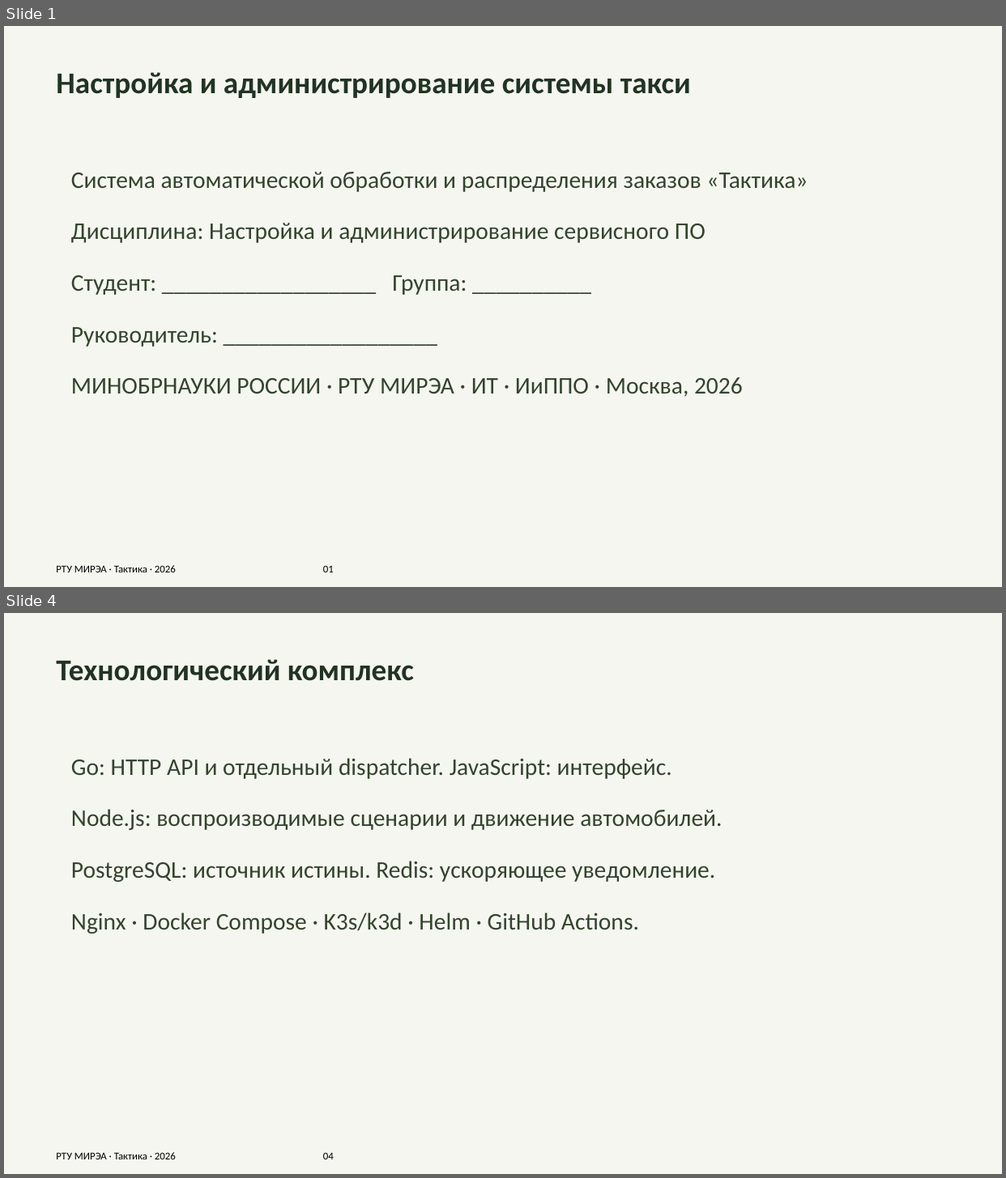
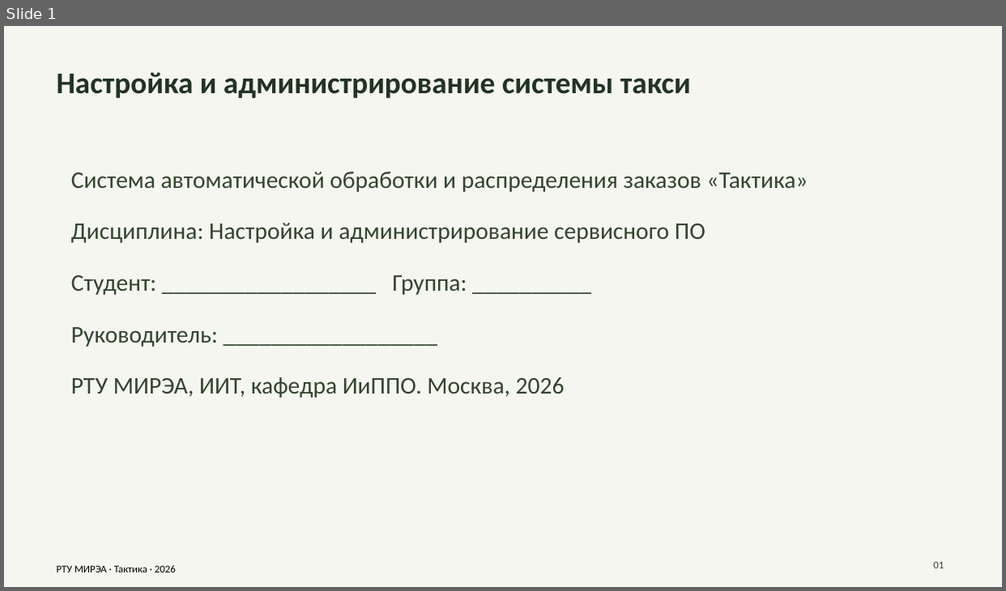
Before and after one commit to Alexey-UI/taxi-dispatch-coursework, a slide deck: report/output/Презентация_Тактика.pptx. Shown one above the other, each under a label of ours: slides 1 and 4 before the commit, slide 1 after it; the slides between them are not shown. The pictures are 1006x1178 and 1006x591 pixels, drawn with LibreOffice and Linux fonts; fonts in the diff are those of the drawing. Boxes give left, top, right and bottom in pixels: in the first picture for what was removed or moved away, otherwise in the second. Text is boxed around its words. In the diff, an @@ line names an element or a change of style, - is before the commit and + after.

```diff
--- a/report/output/Презентация_Тактика.pptx
+++ b/report/output/Презентация_Тактика.pptx
@@ slide 4 removed at [4, 613, 1002, 1174], background #F5F6F0 @@
@@ text removed at [56, 659, 414, 681] @@
-Технологический комплекс
@@ text removed at [71, 758, 722, 934] @@
-Go: HTTP API и отдельный dispatcher. JavaScript: интерфейс.
-Node.js: воспроизводимые сценарии и движение автомобилей.
-PostgreSQL: источник истины. Redis: ускоряющее уведомление.
-Nginx · Docker Compose · K3s/k3d · Helm · GitHub Actions.
@@ text removed at [56, 1152, 334, 1160] @@
-РТУ МИРЭА · Тактика · 2026 04
@@ slide 1 changed as well @@
@@ text at [71, 378, 565, 398]: text changed @@
-МИНОБРНАУКИ РОССИИ · РТУ МИРЭА · ИТ · ИиППО · Москва, 2026
+РТУ МИРЭА, ИИТ, кафедра ИиППО. Москва, 2026
@@ text at [57, 565, 176, 573]: text changed @@
-РТУ МИРЭА · Тактика · 2026 01
+РТУ МИРЭА · Тактика · 2026
@@ text added at [933, 561, 944, 569], 10 pt, text #33442D @@
+01
```
Also in this commit, not shown: 1 other slide changed, 7 slides added, 6 other slides removed, 5 other files.
